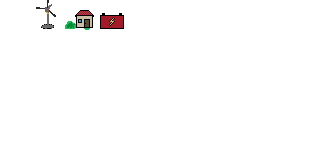
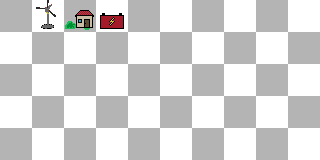
Layers edited between the first and the second 320x160 image:
painted on "Layer 2" over bbox(0, 0, 320, 160)
showed "Layer 1" over bbox(0, 0, 320, 160)
